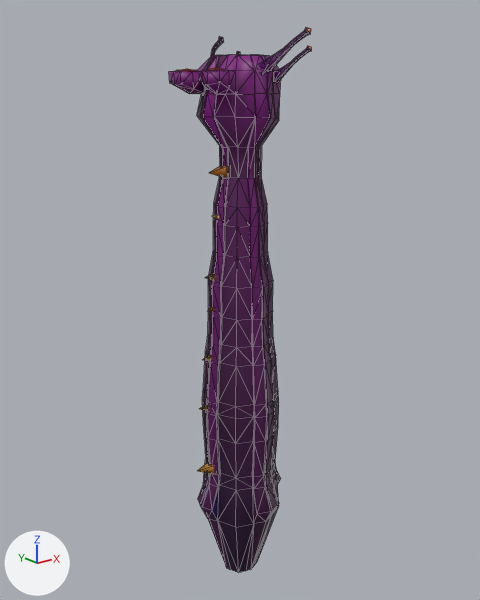
The FBX model SibGameJam2025/Assets/Mehanics/EnemySystem/Enemys/Worm/Import/Worm.fbx: old version first, new version second.
Camera for both pictures: a camera (50 mm lens) standing at (-7.89, -9.88, 8.66) and looking at (0.07, 0.07, 4.68). Arrows for +X, +Y and +Z are at lower left; the lights stay in place. The older version comes first. Mesh edges are drawn as thin lines. Where no turn or scale is listed for an object, it has been applied to the vertices.

In view in the first picture: 'Mob_Worm'.
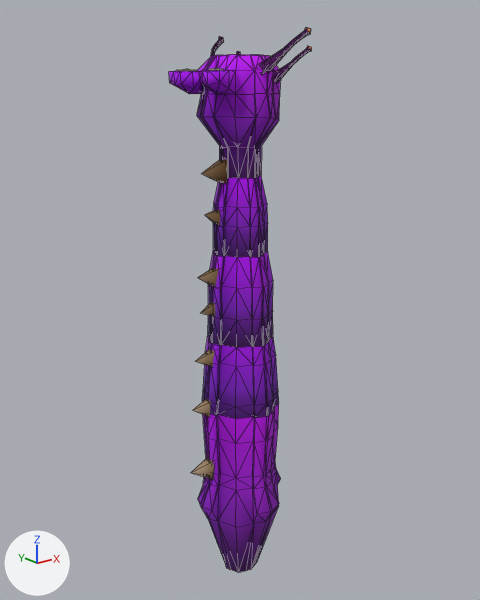
Where the newer file only moved an object's origin or applied its transform, the numbers keep the older frame.

Diff of the bpy script that builds the scene:
```diff
--- a/SibGameJam2025/Assets/Mehanics/EnemySystem/Enemys/Worm/Import/Worm.fbx.py
+++ b/SibGameJam2025/Assets/Mehanics/EnemySystem/Enemys/Worm/Import/Worm.fbx.py
@@ me_cube_002 @@
 # used by ob_mob_worm; location = (0.0, 0.0, 0.0)
-me_cube_002.from_pydata(...)  # 943 vertices, 1693 faces; spans x -1.11..0.98, y -1.27..1.27, z -1.49..9.69
+me_cube_002.from_pydata(...)  # 943 vertices, 1693 faces; spans x -1.26..0.98, y -1.27..1.27, z -1.49..9.69
+# me_cube_002 part 1: the loose piece of 5 vertices spanning x -0.71..-0.3, y -0.12..0.12, z 7.14..7.38 is scaled about its middle by (1.25, 0.88, 1.9), then moved by (-0.11, 0.0, 0.0)
+# me_cube_002 part 2: the loose piece of 5 vertices spanning x -0.79..-0.37, y -0.12..0.12, z 4.55..4.79 is scaled about its middle by (1.25, 0.88, 1.9), then moved by (-0.11, 0.0, 0.0)
+# me_cube_002 part 3: 25 of 943 vertices moved; they spanned x -1.1..-0.23, y -0.12..0.12, z 1.09..6.49 and now span x -1.26..-0.27, y -0.11..0.11, z 0.99..6.61; mean shift (-0.08, 0.0, 0.01); largest move (-0.84, 0.0, 5.32) -> (-1.0, 0.0, 5.35)
+# me_cube_002 part 4: 1326 kept faces spanning x -1.26..0.98, y -1.04..1.04, z -1.49..9.27 get new texture (UV) coordinates
 me_cube_002.materials.append(mat_material_003)
```

Boxes (x1, y1, x2, y2) around the edits, measured in the pictures (480 x 600 px; the box of a moved part takes in the faces that stretch with it):
part 1 of me_cube_002, moved or reshaped
    before: (210, 166, 229, 178)
    after: (202, 159, 228, 185)
part 2 of me_cube_002, moved or reshaped (mostly hidden)
    before: (208, 307, 214, 312)
    after: (201, 302, 215, 316)
part 3 of me_cube_002, moved or reshaped (mostly hidden before)
    before: (198, 215, 219, 474)
    after: (191, 210, 220, 480)
part 4 of me_cube_002, surface changed
    both: (169, 55, 281, 572)
